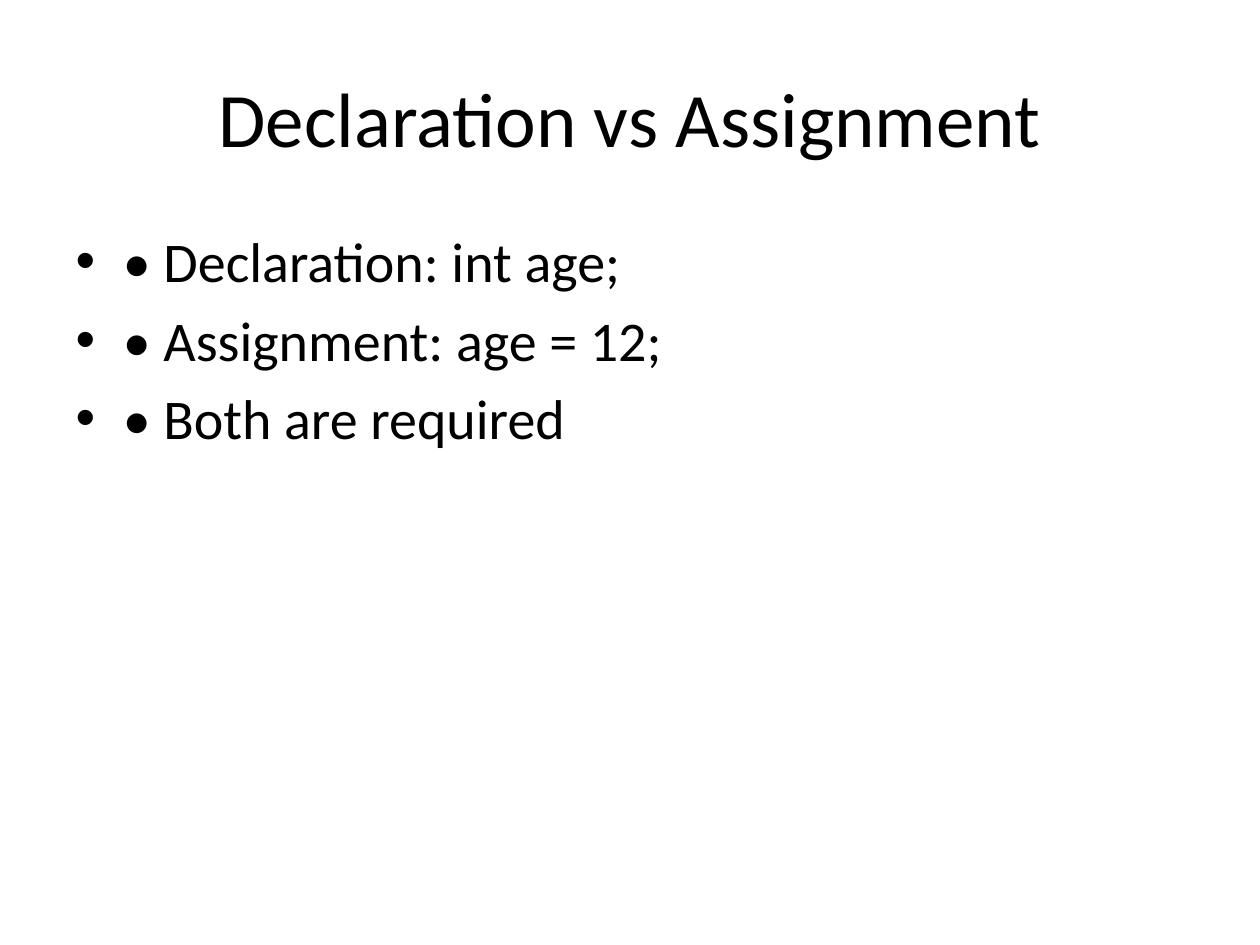
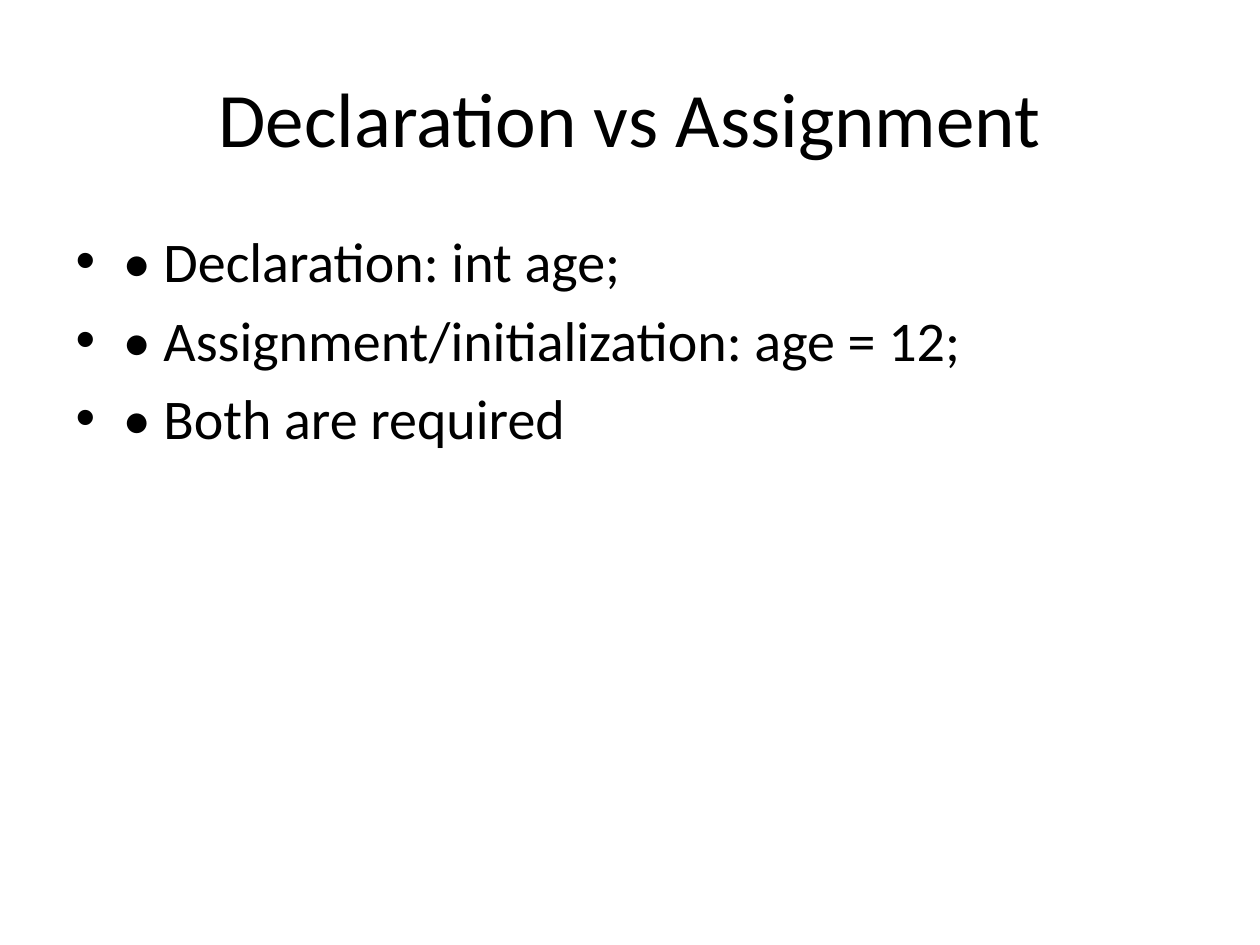
Before and after one commit to nagendra571/C, a slide deck: slide 7 of C Class/docs/Level_1__Lesson_8_Variables_Explained.pptx. Drawn at 1260x945 pixels with LibreOffice and Linux fonts; fonts in the diff are those of the drawing. Boxes give left, top, right and bottom in pixels: in the first picture for what was removed or moved away, otherwise in the second. Text is boxed around its words. In the diff, an @@ line names an element or a change of style, - is before the commit and + after.

```diff
--- a/C Class/docs/Level_1__Lesson_8_Variables_Explained.pptx
+++ b/C Class/docs/Level_1__Lesson_8_Variables_Explained.pptx
@@ text at <box>163,322,960,371</box>: text changed @@
-• • Assignment: age = 12;
+• • Assignment/initialization: age = 12;
```
Also in this commit, not shown: 6 other files.
